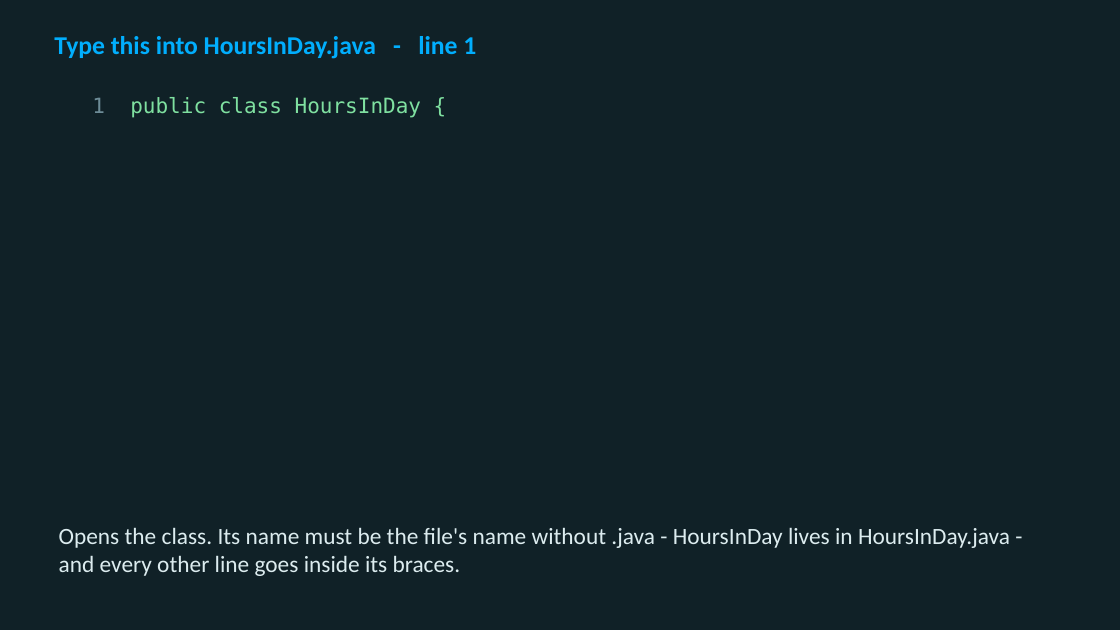
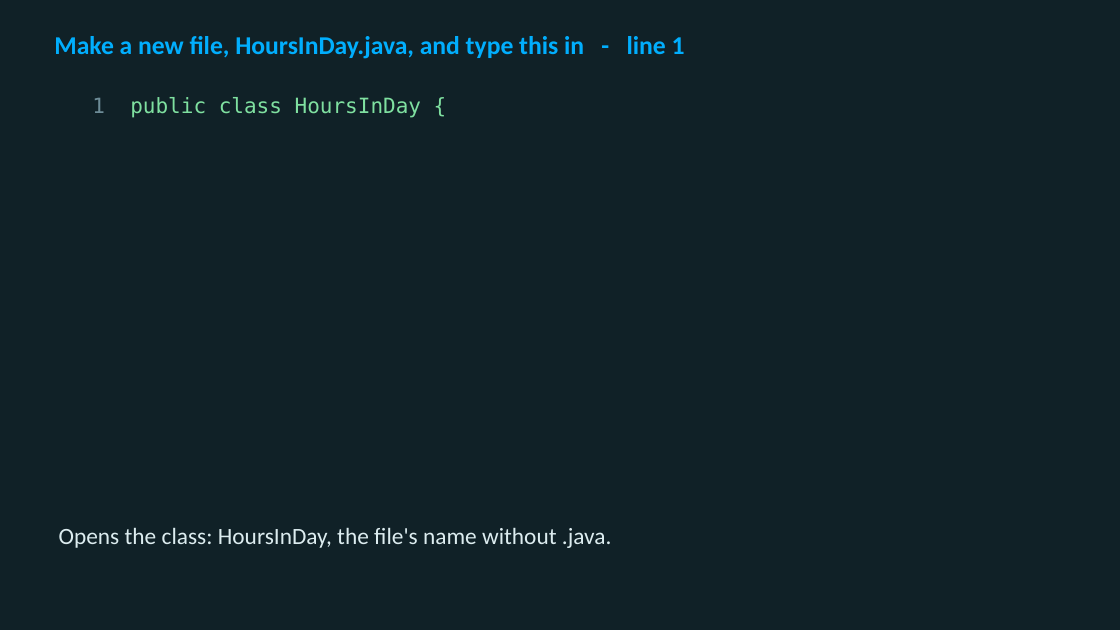
Before and after one commit to utgapps/utgapps.github.io, a slide deck: slide 3 of cs701/slides/week-02.pptx. Drawn at 1120x630 pixels with LibreOffice and Linux fonts; fonts in the diff are those of the drawing. Boxes give left, top, right and bottom in pixels: in the first picture for what was removed or moved away, otherwise in the second. Text is boxed around its words. In the diff, an @@ line names an element or a change of style, - is before the commit and + after.

```diff
--- a/cs701/slides/week-02.pptx
+++ b/cs701/slides/week-02.pptx
@@ text at bbox=[54, 36, 685, 59]: text changed @@
-Type this into HoursInDay.java - line 1
+Make a new file, HoursInDay.java, and type this in - line 1
@@ text at bbox=[59, 527, 612, 548]: text changed @@
-Opens the class. Its name must be the file's name without .java - HoursInDay lives in HoursInDay.java - and every other line goes inside its braces.
+Opens the class: HoursInDay, the file's name without .java.
```
Also in this commit, not shown: 3 other slides changed, 47 other files.
